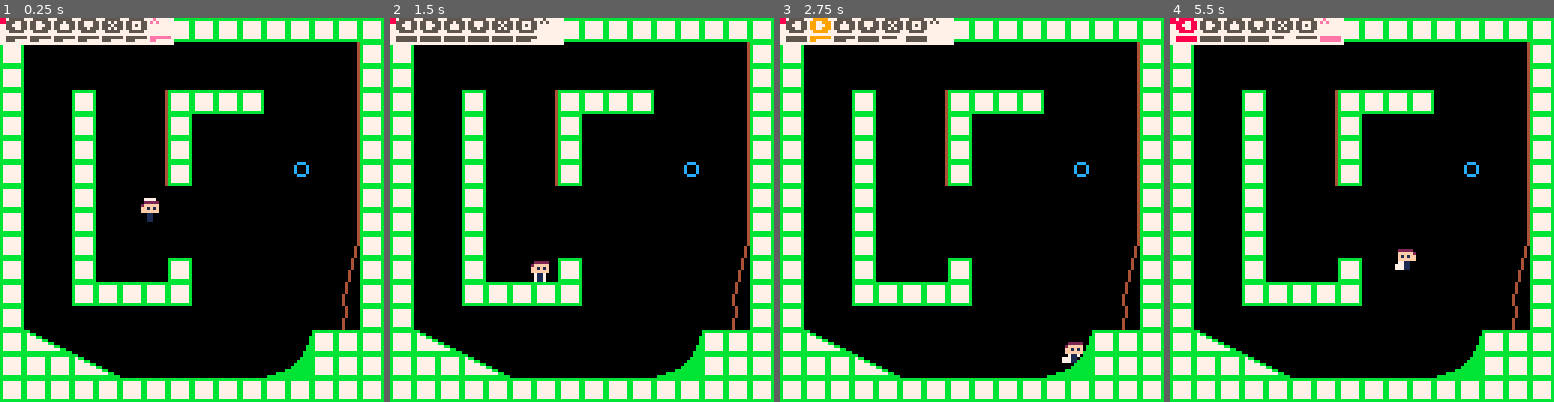
Above: before the commit, frames 1-4 (left to right).
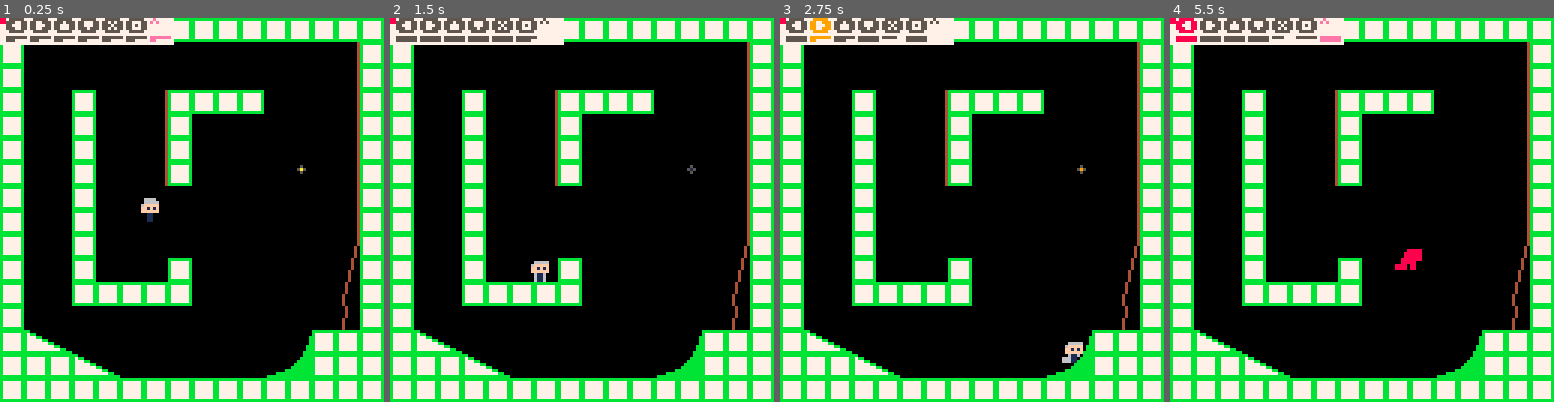
Above: after the commit, the same moments.

Repository: lemtzas/rocket-punk-pico8
Game: PICO-8 cartridge rpr.p8
Same seed, same stepped clock (60 frames per second), same inputs: the game is played once before the commit and once after it.
Inputs:
- Up to frame 1 (0.25 s): no input
- Up to frame 2 (1.5 s): tap X (X key) at 0.33, 1.07 s; tap O (Z key) at 0.7 s
- Up to frame 3 (2.75 s): hold Right 1.6-2.1 s; tap O (Z key) at 1.7, 2.1, 2.5 s; tap X (X key) at 1.85 s; hold Up 2.15-2.42 s; hold Right from 2.47 s (still down)
- Up to frame 4 (5.5 s): tap O (Z key) every 0.4 s from 2.9 to 5.3 s; tap X (X key) at 2.97, 4.08, 5.2 s; release Right at 3.03 s; hold Left 3.08-3.58 s; hold Down 3.63-3.97 s; hold Right 4.02-4.68 s; hold Up 4.73-5.03 s; hold Left from 5.08 s (still down)

The runs differ from the first frame. In frame 1, 0.2% of the frame differs, in the area x 36-81%, y 37-50%; in frame 2, 0.2%; in frame 3, 0.2%; in frame 4, 0.4%, in the area x 58-81%, y 37-66%.

Commit message:
rockets!

Diff:
--- a/rpr.p8
+++ b/rpr.p8
@@ -24,7 +24,8 @@
     prev_input = {}}
 local gravity = 5
 
-local missile_x, missile_y = 100,50
+
+local missile = {x = 100, y = 50}
 
 -------------------------- util --
 
@@ -215,6 +216,11 @@
 end
 
 function comp_player_controls(o, input)
+  if o.dead then
+    o.slidel,o.slider = false,false
+    return
+  end
+
   if o.inair then
     o.jumptimer = (o.jumptimer or 0)+ 1
   else
@@ -252,6 +258,7 @@
 end
 
 function collide(o)
+  if o.dead then return end
   local c = 0
   -- down
   _, o.fy, o.c_down = project_collision(o.x,o.y, o.x,o.y+128)
@@ -298,6 +305,88 @@
   o.slidel = o.lw > o.x + o.vx - 5
 
   o.onladder = (o.slidel and o.c_left == 4) or (o.slider and o.c_right == 4)
+end
+
+function comp_seeker_drone(missile, target)
+  if missile.done then return end
+
+  -- seek
+  missile.obstruction_x, missile.obstruction_y, missile.obstruction_col =
+    project_collision(missile.x, missile.y, target.x, target.y)
+
+  -- seek only what we can see
+  missile.locked = missile.obstruction_col == 0
+  if missile.locked then
+    missile.target_x, missile.target_y = target.x, target.y
+  end
+
+  -- activate after 30 frames
+  missile.active_counter = missile.obstruction_col == 0 and (missile.active_counter or 0) + 1 or 0
+  missile.active = missile.active or missile.active_counter > 30
+
+  -- deactivate when we're close to our target
+  if not missile.target_x then return end
+  local dx, dy = missile.target_x-missile.x, missile.target_y-missile.y
+  local tdx, tdy = target.x-missile.x, target.y-missile.y
+  missile.active = missile.active and not (abs(dx) < 3 and abs(dy) < 3)
+
+  if missile.active and abs(tdx) < 5 and abs(tdy) < 5 then
+    missile.done = true
+    missile.active = false
+    target.dead = true
+    target.hit_by = missile
+  end
+
+  if missile.active and not missile.done then
+    local scale = 1 / len(dx,dy)
+    missile.x = missile.x + dx * scale
+    missile.y = missile.y + dy * scale
+  end
+end
+
+function comp_dumb_missile(missile, target)
+  if missile.done then return end
+  missile.vx = missile.vx or 0
+  missile.vy = missile.vy or 0
+  missile.target_x = missile.target_x or missile.x
+  missile.target_y = missile.target_y or missile.y
+  missile.px, missile.py = missile.x, missile.y
+
+  -- seek
+  missile.obstruction_x, missile.obstruction_y, missile.obstruction_col =
+    project_collision(missile.x, missile.y, target.x, target.y)
+
+  -- activate after 30 frames
+  missile.active_counter = missile.obstruction_col == 0 and (missile.active_counter or 0) + 1 or 0
+  missile.active = missile.active or missile.active_counter > 30
+
+  if not missile.active then return end
+  -- seek only what we can see
+  missile.locked = missile.obstruction_col == 0
+  if missile.locked then
+    missile.target_x, missile.target_y = target.x, target.y
+  end
+
+  local dx, dy = missile.target_x-missile.x, missile.target_y-missile.y
+  local scale = 1 / len(dx,dy)
+  local target_dir, dir = atan2(dx,dy), atan2(missile.vx, missile.vy)
+  local dir_diff = target_dir - dir
+  dir_diff =
+    (dir_diff > 0.5 and dir_diff - 1) or
+    (dir_diff < -.5 and dir_diff + 1) or dir_diff
+  local new_dir = dir + mid(-0.01, dir_diff, 0.01)
+  missile.vx, missile.vy = cos(new_dir), sin(new_dir)
+
+  missile.x = missile.x + missile.vx
+  missile.y = missile.y + missile.vy
+
+  local tdx, tdy = target.x-missile.x, target.y-missile.y
+  if missile.active and abs(tdx) < 5 and abs(tdy) < 5 then
+    missile.done = true
+    missile.active = false
+    target.dead = true
+    target.hit_by = missile
+  end
 end
 
 function line_p(x1,y1, x2,y2)
@@ -351,7 +440,7 @@
     end
   end
 
-  return x2, y2, false
+  return x2, y2, 0
 end
 
 function _update()
@@ -374,6 +463,8 @@
     x = btn"4",
     o = btn"5"
   })
+
+  comp_dumb_missile(missile, p)
 end
 
 function _draw()
@@ -393,10 +484,38 @@
     mid(p.y-4,py1,p.y+4),
     mid(p.x-2,px2,p.x+2),
     mid(p.y-2,py2,p.y+2)
+  if p.dead then
+    for i=1,15 do pal(i,8) end
+  end
   spr(5, px1-4, py1-4, 1, 1, p.vx < 0)
   spr(5, px2-4, py2-4, 1, 1, p.vx < 0)
   spr(5, px3-4, py3-4, 1, 1, p.vx < 0)
   spr(0, p.x-4, p.y-4, 1, 1, p.vx < 0)
+  pal()
+
+  local col =
+    (missile.done and 0) or
+    (missile.active and 8) or
+    (missile.active_counter > 10 and 9) or
+    (missile.active_counter > 0 and 10) or 1
+  if not missile.done then
+    for i=5,0,-1 do
+      circfill(missile.x-missile.vx*i, missile.y-missile.vy*i, 1, 5)
+    end
+    local cx, cy = missile.x-missile.vx*5, missile.y-missile.vy*5
+    line(missile.x+missile.vx*2,missile.y+missile.vy*2,
+      cx, cy, 5)
+    line(missile.x,missile.y,
+      cx, cy, col)
+  end
+  if missile.active and not missile.locked then
+    circ(missile.target_x, missile.target_y, 1, 8)
+  end
+  -- if missile.obstruction_col ~= 0 then
+  --   line(missile.x, missile.y, missile.obstruction_x, missile.obstruction_y, missile.obstruction_col)
+  -- end
+  -- line(missile_x, missile_y, p.x, p.y, 1)
+
   -- line(p.x-1,p.y+2, p.x-4, p.y+7, 15)
   -- line(p.x-1,p.y+2, p.x+4, p.y+7, 15)
   -- line(p.x-1,p.y+2, p.x-4, p.y, 15)
@@ -451,8 +570,6 @@
 end
 
 function mon_draw(sx,sy)
-  circ(missile_x, missile_y, 2, 12)
-  -- line(missile_x, missile_y, p.x, p.y, 1)
   rectfill(sx,sy-1,sx+8*#_mon_ordered+1,sy+8,7)
   for k,v in pairs(_mon_ordered) do
     color(v.col)
@@ -470,13 +587,13 @@
 
 __gfx__
 000000000000000000000000000000000000000000000000000000000000000000000004bbbbbbbb00000000000000bbbb000000000000000000000bb0000000
-00222220002222200000000000000000000000000000000000022000aaaaaaa000000004b777777b000000000000bb7bb7bb0000000000000000000bb0000000
-02fffff002fffff000000000000000000000000000777700002772000aaaaa0000000004b777777b0000000000bb777bb777bb0000000000000000bbbb000000
-0ff1f1f00ff1f1f000000000000000000000000000777700027117200aaaa00000000004b777777b00000000bb77777bb77777bb00000000000000bbbb000000
-0ffffff00ffffff0000000000000000000000000000000000271172000aa000000000004b777777b000000bb7777777bb7777777bb00000000000b7bb7b00000
-0001100000011000000000000000000000000000000000000021120000a0000000000004b777777b0000bb777777777bb777777777bb000000000b7bb7b00000
-000110000f01100000000000000000000000000000000000000110000000000000000004b777777b00bb77777777777bb77777777777bb000000b77bb77b0000
-0001100000f1100000000000000000000000000000000000000110000000000000000004bbbbbbbbbbbbbbbbbbbbbbbbbbbbbbbbbbbbbbbb0000b77bb77b0000
+00666660000000000000000000000000000000000000000000022000aaaaaaa000000004b777777b000000000000bb7bb7bb0000000000000000000bb0000000
+06fffff00000000000000000000000000000000000666600002772000aaaaa0000000004b777777b0000000000bb777bb777bb0000000000000000bbbb000000
+0ff1f1f00000000000000000000000000000000000666600027117200aaaa00000000004b777777b00000000bb77777bb77777bb00000000000000bbbb000000
+0ffffff000000000000000000000000000000000000000000271172000aa000000000004b777777b000000bb7777777bb7777777bb00000000000b7bb7b00000
+0001100000000000000000000000000000000000000000000021120000a0000000000004b777777b0000bb777777777bb777777777bb000000000b7bb7b00000
+000110000000000000000000000000000000000000000000000110000000000000000004b777777b00bb77777777777bb77777777777bb000000b77bb77b0000
+000110000000000000000000000000000000000000000000000110000000000000000004bbbbbbbbbbbbbbbbbbbbbbbbbbbbbbbbbbbbbbbb0000b77bb77b0000
 00000000000000000000000000000000000000000000000000000000000000040000000000000000bbbbbbbbbbbbbbbbbbbbbbbbbbbbbbbb000b777bb777b000
 0005550000000000000000000000000000000000000000000000000000000004000000000000000000bb77777777777bb77777777777bb00000b777bb777b000
 0055550000000000000000000000000000000000000000000000000000000004000000000000000b0000bb777777777bb777777777bb000000b7777bb7777b00
